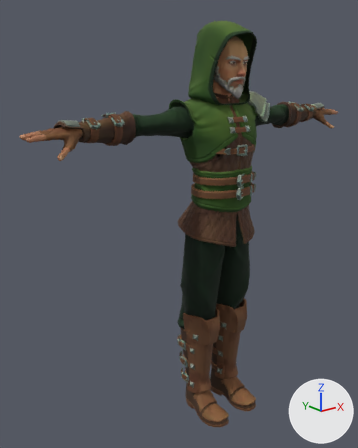
Before and after pictures for a commit that changed the glTF model public/models/characters/male_ranger.glb.
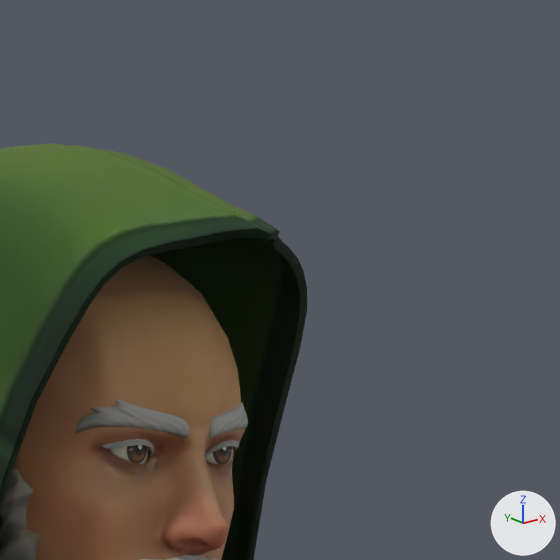
Old and new are each drawn whole from a camera (50 mm lens) standing at (-1.54, -1.604, 1.674) and looking at (-0.139, 0.147, 0.973) and again close up on the part from 60% to 81% of the width and 0% to 17% of the height. Arrows for +X, +Y and +Z are at lower right; the lights stay in place. The last two pictures show the newer version.

Names of what the first close-up shows: 'Eyebrows', 'Eyes', 'Hair_Beard', 'Male_Ranger_Head_Hood', 'SuperHero_Male'.
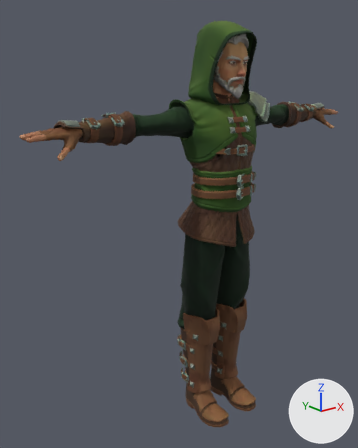
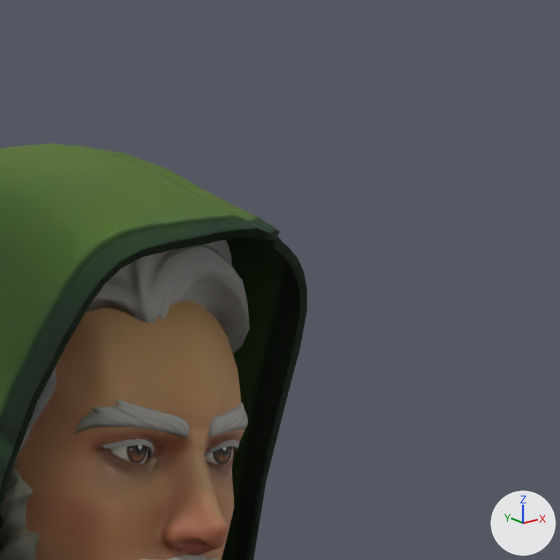
Changed parts and their boxes (x1, y1, x2, y2) in the close-ups (560 x 560 px):
'Hair_SimpleParted', added
    after: (14, 240, 250, 465)

The change in detail:
Material 'MI_Hair_1.002' (mat_mi_hair_1_002) is new.
Uses the picture img_t_hair_1_basecolor.
Uses the picture img_t_hair_1_normal_png.
Mesh me_plane_002 is new.
It has 695 vertices, 1301 faces and spans x -0.085..0.09, y -0.079..0.108, z 1.661..1.84.
It uses material mat_mi_hair_1_002.
Object 'Hair_SimpleParted' (ob_hair_simpleparted) is new; it shows me_plane_002.
Its location is (0.0, 0.0, 0.0).
